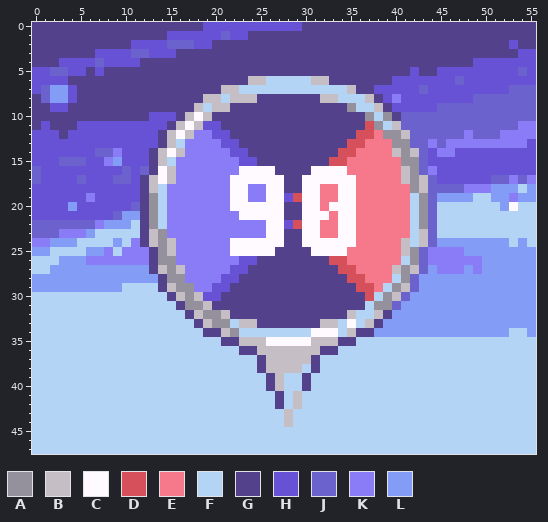
Edited in one commit: pixel-art sprite (BattleChips/Regenerate/com_chairdev_card_Regenerate90/preview.png). The first picture shows the starting point.
The file is 56x48 pixels.
Palette (. is transparent): A #94919c  B #c5bec5  C #fffaff  D #d5505a  E #f6798b  F #b4d4f6  G #53418b  H #6752d5  J #6b62cd  K #8a7bf6  L #839cf6
Now the later version:
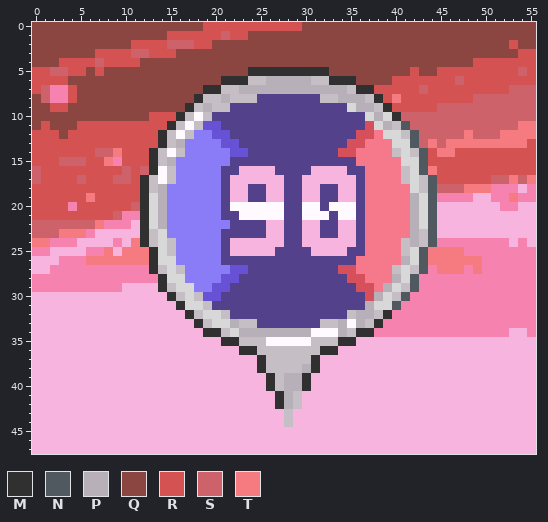
Colours new in this view: M #303030  N #505860  P #b8b0b8  Q #8b4641  R #d55253  S #cd626b  T #f67b81
Commit message: touch up Regenerate series previews
The exact change:
colour A: #94919c -> #d8d8d8
colour F: #b4d4f6 -> #f6b4df
colour L: #839cf6 -> #f683af
Changed rows in their new state; - is a pixel that keeps its letter.
first column x 0:
 0 QQQQQQQQQQQQQQQQQQQRRRRRRRRRRRQQQQQQQQQQQQQQQQQQQQQQQQQQ
 1 QQQQQQQQQQQQQQQRRRRRRSRRQQQQQQQQQQQQQQQQQQQQQQQQQQQQQQQQ
 2 QQQQQQQQQQQRRRRSSSRRQQQQQQQQQQQQQQQQQQQQQQQQQQQQQQQQQRQQ
 3 QQQQQQQRRRRSSRRRQQQQQQQQQQQQQQQQQQQQQQQQQQQQQQQQQQQQQQRR
 4 QQQRRRRSRRRRQQQQQQQQQQQQQQQQQQQQQQQQQQQQQQQQQQQQQRRRRRRR
 5 RRSSRRQRQQQQQQQQQQQQQQQQMMMMMMMMMQQQQQQQQQRQQRRRRRRRRRSR
 6 RRRRQQQQQQQQQQQQQQQQQMMM--PPPPP--MMMQQQQRRRRRRRSRRRRRRRR
 7 RS--RQQQQQQQQQQQQQQMM--PPPPPPPPPPPP-MMRRRRRSRRRRRRRRRSSS
 8 QS--RQQQQQQQQQQQQQM--P------------PPP-MRTRRRRRRRRSSSSSSS
 9 QQRRQQQQQQQQQQQQQM-P----------------PP-MRRRRRSSSSSSSSSSS
10 QQQQQQQQQQQQQRRRM---------------------P-MSSSSSSSSSSSSSSS
11 QRQQQRRRRRRRRRRM-----------------------P-NSSSSSSSSSSSSTT
12 RRRQRRRRRRRRRRM---------------------------NSSSSSTSSSTTTT
13 RRRRRRRRRRRRRRM-P-------------------------NSTSTTTTTTTTTR
14 RRRRRRRSSTRRRM-----------------------------NRTTRRRRRRRRR
15 RRRSSSRRT-RRRM-P------GGG--------GGG-------NRRRRRRRRRRRR
16 SRRRRRRRRRSRSM-------GGFFFF----FFFFGG------NTRRRRRRRRRRR
17 SRRRRSRRRSSRM--------GFFFFFF--FFFFFFG-------NRRRRRRSSTST
18 RRRRRRRRRRRRM-P------GFFGGFF--FFGGFFG-------NSSSTTT-----
19 RRRRRRTRRRRRM-P------GFFGGFFGGFFGGFFG-----P-N--------T--
20 RRRR-RRRRRRSM-P------G----------G---G-----P-N--------L--
21 RRRRRRRRRS--M-P------GG----------G--G-----P-N-----------
22 SSSSSSST----M-P-------GGGGFFGGFFGGFFG-----P-N-----------
23 SSSTTT------M--------GGGGGFF--FFGGFFG-----P-N-----------
24 TT---------TM--------GFFFFFF--FFFFFFG-----P-N-----------
25 --------T-TTTM-------GFFFFF----FFFFGG------NTTTT--------
26 ------TTTTTTTM-------GGGG--------GGG-----P-NTTTTTT------
27 -------------M-----------------------------N-TTT-T------
28 --------------M-------------------------P-N-------------
29 --------------M------------------------P--N-------------
30 ---------------M----------------------P--N--------------
31 ----------------M--------------------P--N---------------
32 -----------------M------------------PP-M----------------
33 ------------------M---P-----------P-P-M-----------------
34 -------------------MM--PPPPPPPP---P-MM------------------
35 ---------------------MM-----------MM--------------------
36 -----------------------MM-------MM----------------------
37 -------------------------M-----M------------------------
38 -------------------------M----PM------------------------
39 --------------------------M-PPM-------------------------
40 --------------------------M-PPM-------------------------
41 ---------------------------MP---------------------------
42 ---------------------------MP---------------------------
Where, in picture pixels (left, top, right, bottom), the same in both pictures:
changed: (32, 22, 536, 454)
